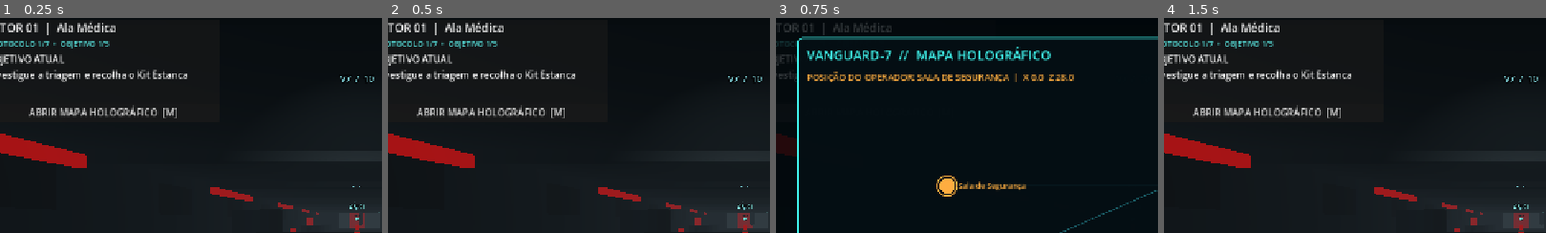
Above: before the commit, frames 1-4 (left to right).
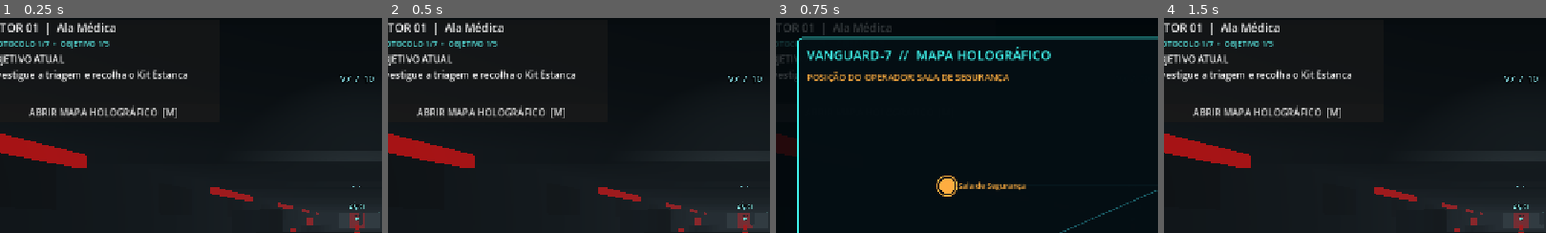
Above: after the commit, the same moments.

Repository: Dracko8891/NEWBORN
Game: Godot game, scene res://scenes/main.tscn
Same seed, same stepped clock (60 frames per second), same inputs: the game is played once before the commit and once after it.
Inputs:
- Up to frame 1 (0.25 s): no input
- Up to frame 2 (0.5 s): no input
- Up to frame 3 (0.75 s): click "ABRIR MAPA HOLOGRÁFICO [M]" at 0.5 s
- Up to frame 4 (1.5 s): click "FECHAR [M]" at 1.25 s
The pictures show only the part of the screen within x 3-53%, y 2-52%; the shares and areas given below are measured in that part.

Frames 1-2 are identical in both runs. In frame 3, 0.3% of the frame differs, in the area x 62-78%, y 25-30%; in frame 4, nothing differs.

Commit message:
Use physical room markers for exact player location

Diff:
--- a/scripts/holographic_map.gd
+++ b/scripts/holographic_map.gd
@@ -134,43 +134,28 @@
 	GameState.save_game()
 
 func _update_player_position() -> void:
-	var player := get_tree().get_first_node_in_group("player")
-	if player == null:
-		return
 	_chapter = clampi(GameState.chapter, 1, 7)
-	var p: Vector3 = player.global_position
-	var room_id := _resolve_room(_chapter, p)
-	if room_id != _current_room:
-		_current_room = room_id
-		if not room_id.is_empty() and not bool(_discovered.get(room_id, false)):
-			_discovered[room_id] = true
-			_save_discovery()
-			_refresh_room_list()
-			_map_canvas.queue_redraw()
-	var room := MapData.get_room(room_id)
-	var room_name := str(room.get("name", "Setor não catalogado"))
-	_position_label.text = "POSIÇÃO DO OPERADOR: %s  |  X %.1f  Z %.1f" % [room_name.to_upper(), p.x, p.z]
+	# The room marker writes the exact room ID when the player crosses its Area3D.
+	# Never fall back to coordinate guesses: unknown means not yet confirmed.
+	var room_id := str(GameState.puzzle_flags.get("map_current_room_id", ""))
+	var room_name := str(GameState.puzzle_flags.get("map_current_room_name", ""))
+	if not room_id.begins_with("c%d_" % _chapter):
+		room_id = ""
+		room_name = "LOCALIZAÇÃO NÃO CONFIRMADA"
+	_current_room = room_id
+	var saved: Variant = GameState.puzzle_flags.get("map_discovered_rooms", {})
+	if typeof(saved) == TYPE_DICTIONARY:
+		_discovered = saved.duplicate(true)
+	if not room_id.is_empty() and not bool(_discovered.get(room_id, false)):
+		_discovered[room_id] = true
+		_save_discovery()
+		_refresh_room_list()
+		_map_canvas.queue_redraw()
+	if room_name.is_empty():
+		room_name = "AGUARDANDO MARCADOR DE SALA"
+	_position_label.text = "POSIÇÃO DO OPERADOR: %s" % room_name.to_upper()
 	if visible:
 		_map_canvas.queue_redraw()
-
-func _resolve_room(chapter: int, p: Vector3) -> String:
-	var rooms: Array = []
-	for room in MapData.get_rooms():
-		if int(room.get("chapter", 0)) == chapter:
-			rooms.append(room)
-	if rooms.is_empty():
-		return ""
-	# The current level is a corridor with physical side annexes. Resolve those
-	# annexes first, then use corridor depth to identify the nearest authored zone.
-	if absf(p.x) > 4.2 and p.z > -8.0 and p.z < 2.0:
-		return str(rooms[mini(rooms.size() - 1, 1)].get("id", ""))
-	if p.z > 14.0:
-		return str(rooms[0].get("id", ""))
-	if p.z < -24.0:
-		return str(rooms[rooms.size() - 1].get("id", ""))
-	if p.z < -8.0:
-		return str(rooms[mini(rooms.size() - 1, 2)].get("id", ""))
-	return str(rooms[mini(1, rooms.size() - 1)].get("id", ""))
 
 func _refresh_room_list() -> void:
 	if _room_list == null:
